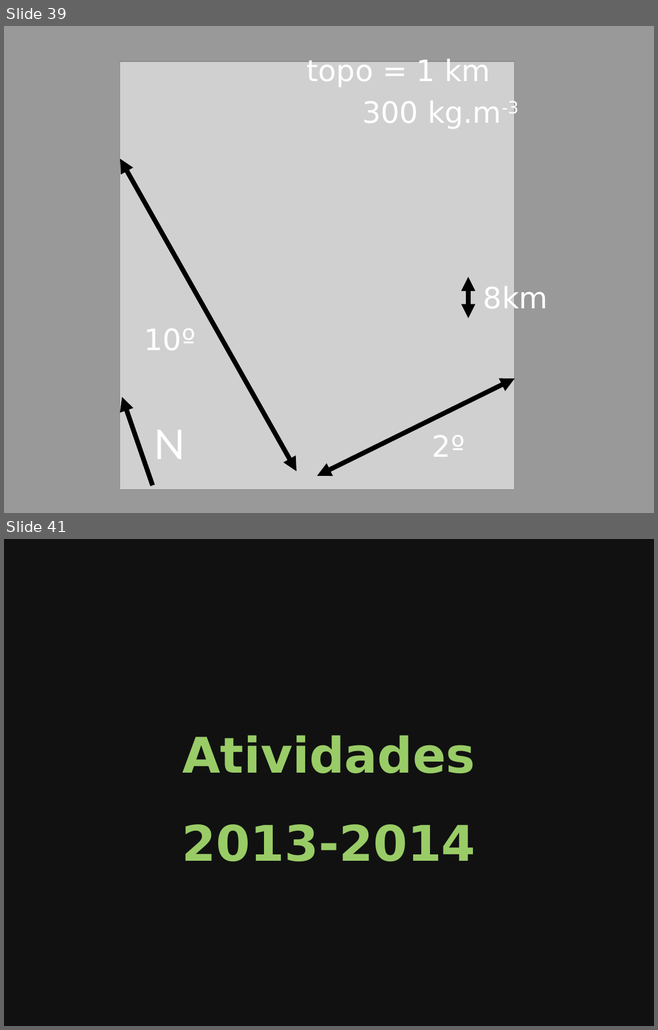
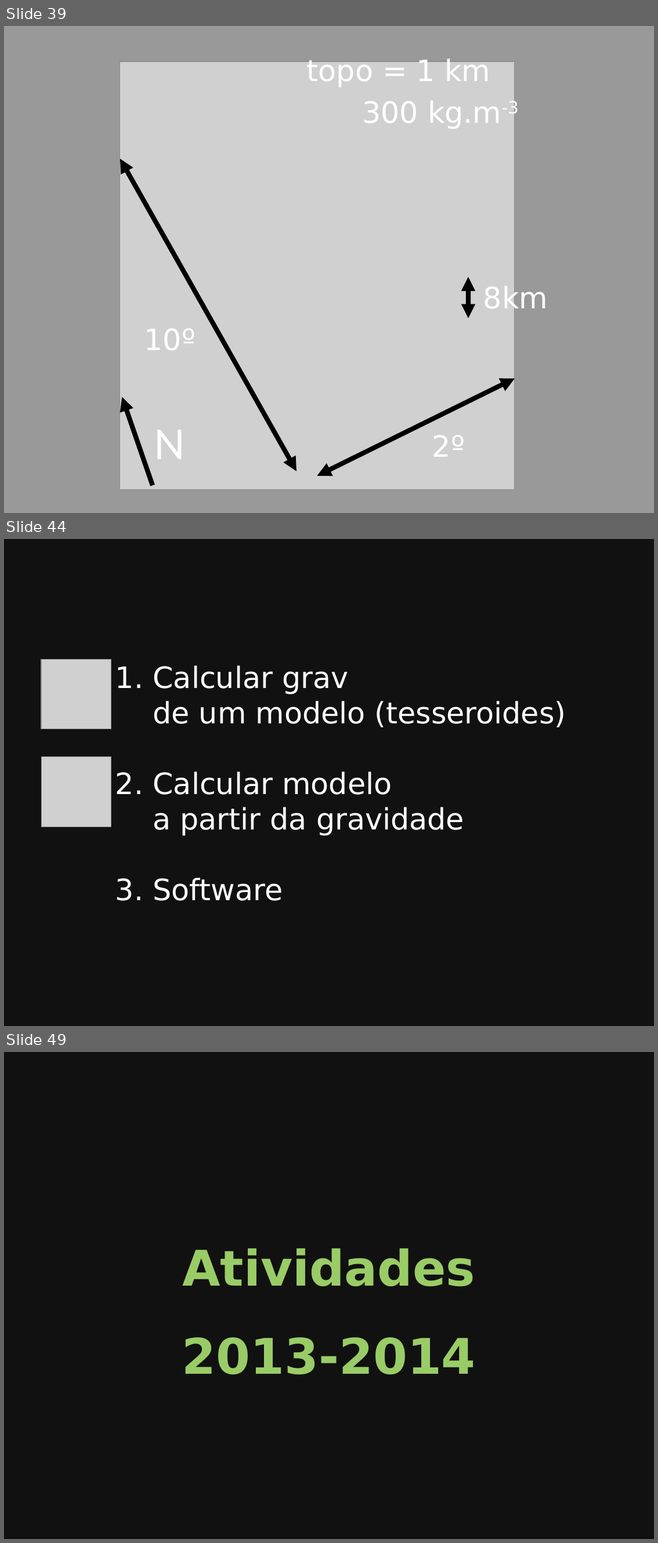
Before and after one commit to leouieda/seminario-on-2014, a slide deck: slides.odp. Shown one above the other, each under a label of ours: slides 39 and 41 before the commit, slides 39, 44 and 49 after it; the slides between them are not shown. The pictures are 658x1030 and 658x1543 pixels, drawn with LibreOffice and Linux fonts; fonts in the diff are those of the drawing; grey boxes stand for pictures. Boxes give left, top, right and bottom in pixels: in the first picture for what was removed or moved away, otherwise in the second. Text is boxed around its words. In the diff, an @@ line names an element or a change of style, - is before the commit and + after.

Commit message:
Finished inversion and started software

```diff
--- a/slides.odp
+++ b/slides.odp
@@ slide 44 added at [4,539,654,1026], background #111111 @@
@@ picture added at [41,659,111,729] @@
@@ subtitle added at [115,665,566,901], 36 pt, text #FFFFFF @@
+1. Calcular grav
+de um modelo (tesseroides)
+2. Calcular modelo
+a partir da gravidade
+3. Software
@@ picture added at [41,756,111,827] @@
@@ what was slide 41 is now slide 49 @@
```
Also in this commit, not shown: 3 slides changed, 7 other slides added, 2 other files.
